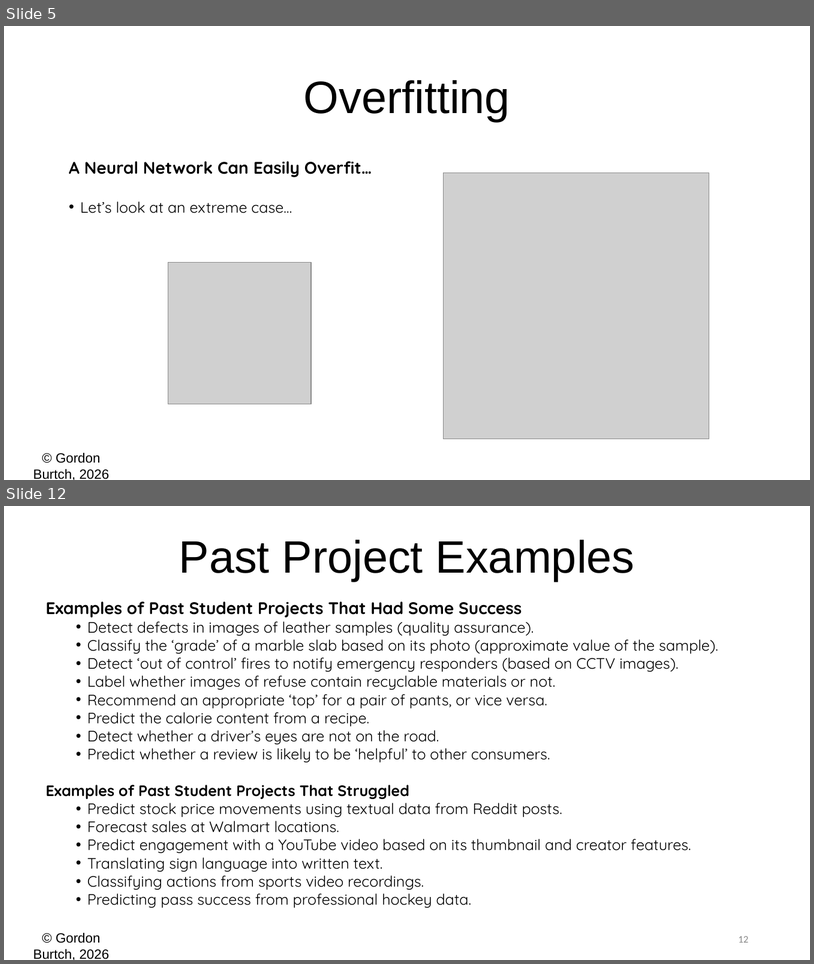
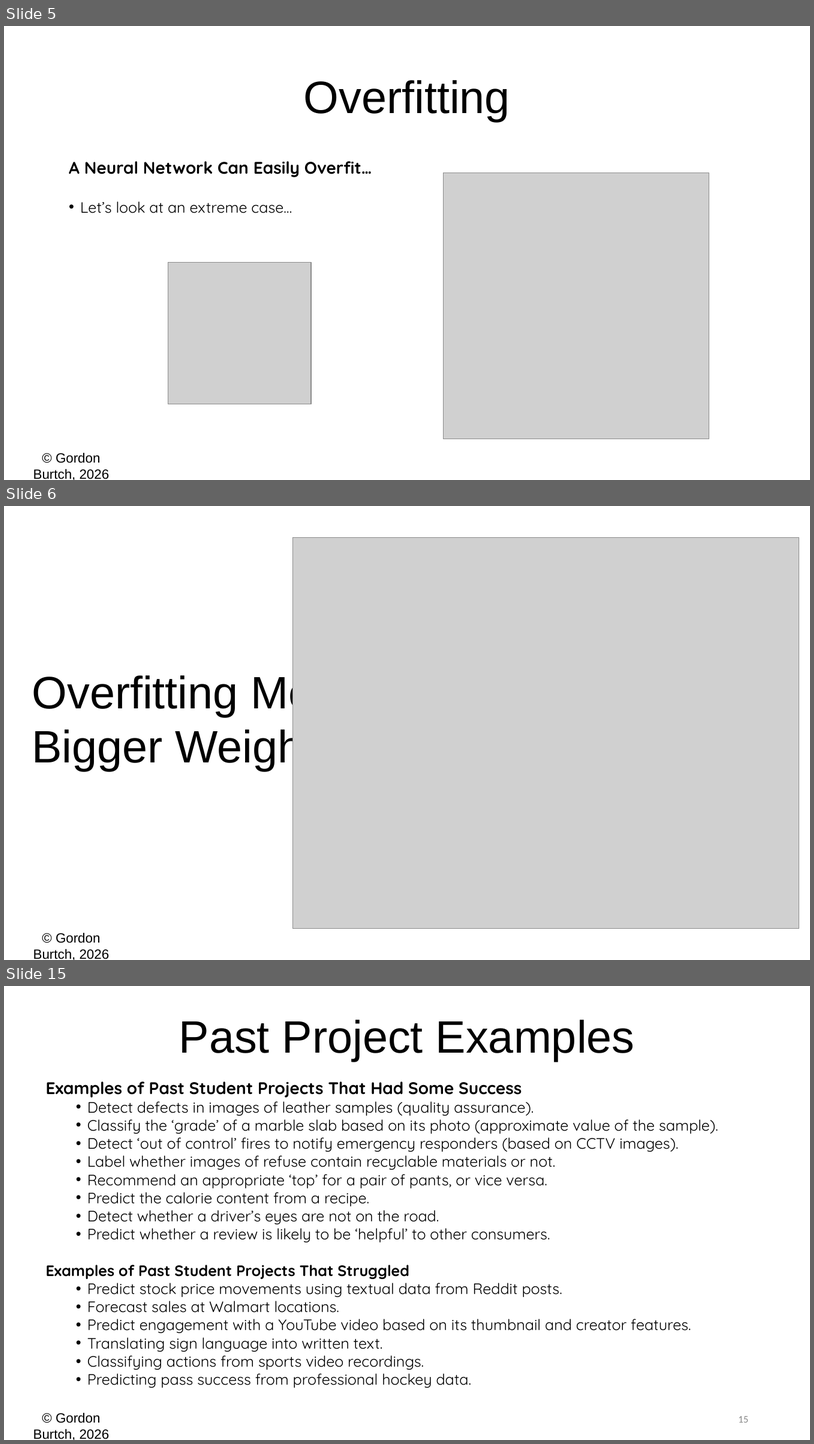
Before and after one commit to gburtch/BA510-2026, a slide deck: Week 4/4 - Model Fitting.pptx. Shown one above the other, each under a label of ours: slides 5 and 12 before the commit, slides 5, 6 and 15 after it; the slides between them are not shown. The pictures are 814x964 and 814x1444 pixels, drawn with LibreOffice and Linux fonts; fonts in the diff are those of the drawing; grey boxes stand for pictures. Boxes give left, top, right and bottom in pixels: in the first picture for what was removed or moved away, otherwise in the second. Text is boxed around its words. In the diff, an @@ line names an element or a change of style, - is before the commit and + after.

```diff
--- a/Week 4/4 - Model Fitting.pptx
+++ b/Week 4/4 - Model Fitting.pptx
@@ slide 6 added at bbox=[4, 506, 810, 960], background #FFFFFF; not listed: 1 template element that a slide beside it also shows @@
@@ picture added at bbox=[293, 537, 800, 928] @@
@@ text added at bbox=[32, 672, 387, 771], 54 pt, text #000000 @@
+Overfitting Means
+Bigger Weights!
@@ what was slide 12 is now slide 15 @@
@@ page number at bbox=[738, 1416, 749, 1422]: text changed @@
-12
+15
```
Also in this commit, not shown: 7 slides changed, 2 other slides added, 3 other files.
